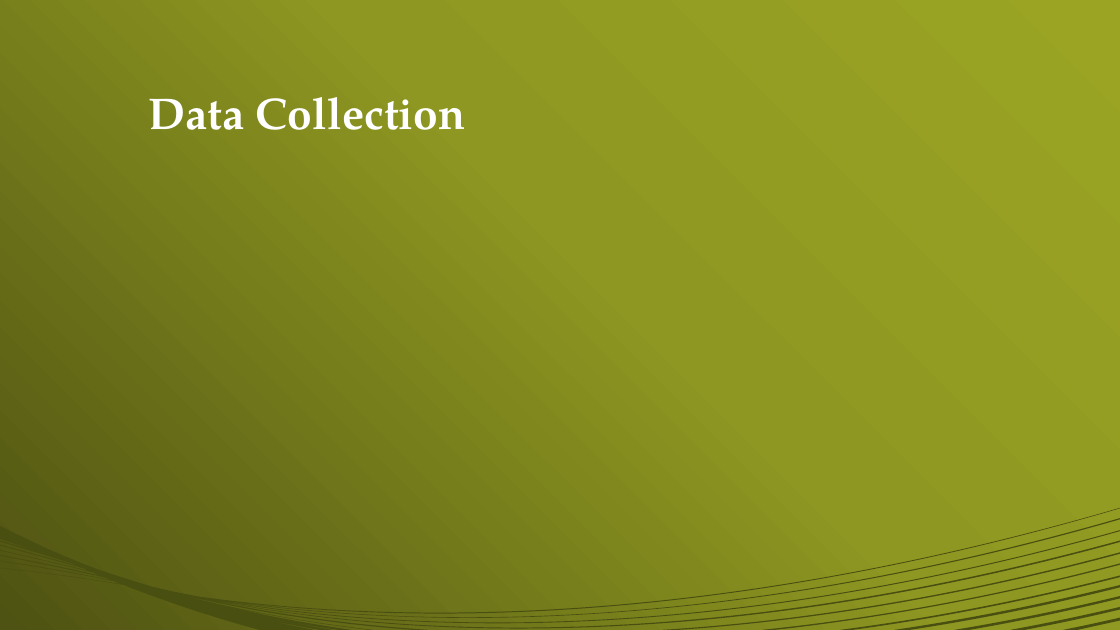
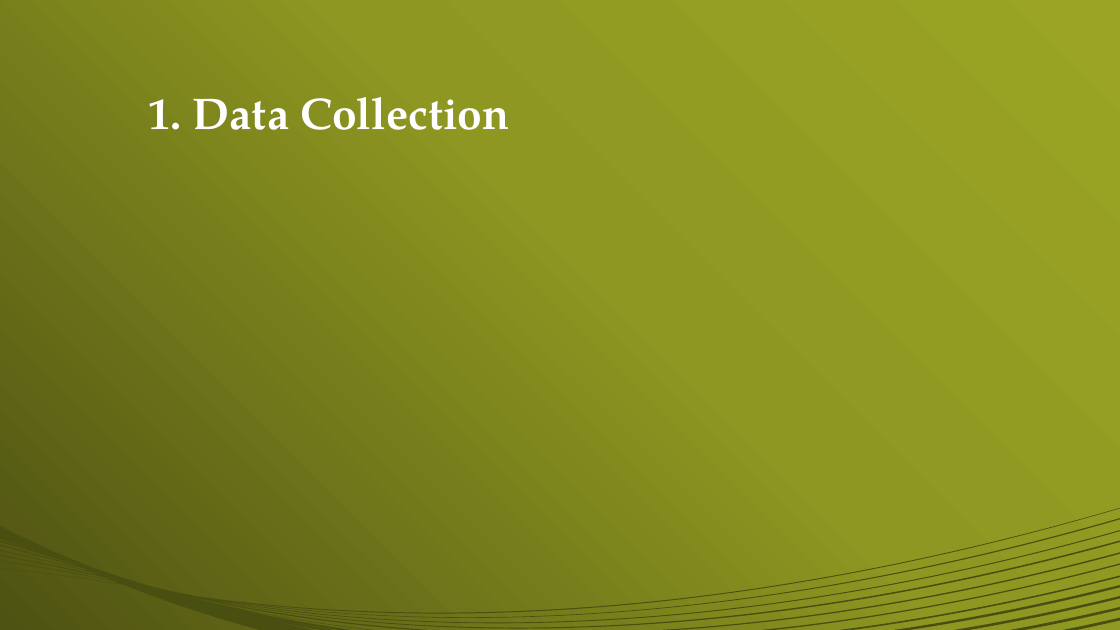
Before and after one commit to swatarianess/Project-App-Development, a slide deck: slide 9 of Presentation/AppPresentation.pptx (slide 6 before the commit). Drawn at 1120x630 pixels with LibreOffice and Linux fonts; fonts in the diff are those of the drawing. Boxes give left, top, right and bottom in pixels: in the first picture for what was removed or moved away, otherwise in the second. Text is boxed around its words. In the diff, an @@ line names an element or a change of style, - is before the commit and + after.

```diff
--- a/Presentation/AppPresentation.pptx
+++ b/Presentation/AppPresentation.pptx
@@ title at box(148, 97, 509, 130): text changed @@
-Data Collection
+1. Data Collection
```
Also in this commit, not shown: 6 other slides changed, 4 slides added, 1 slide removed, 1 other file.
